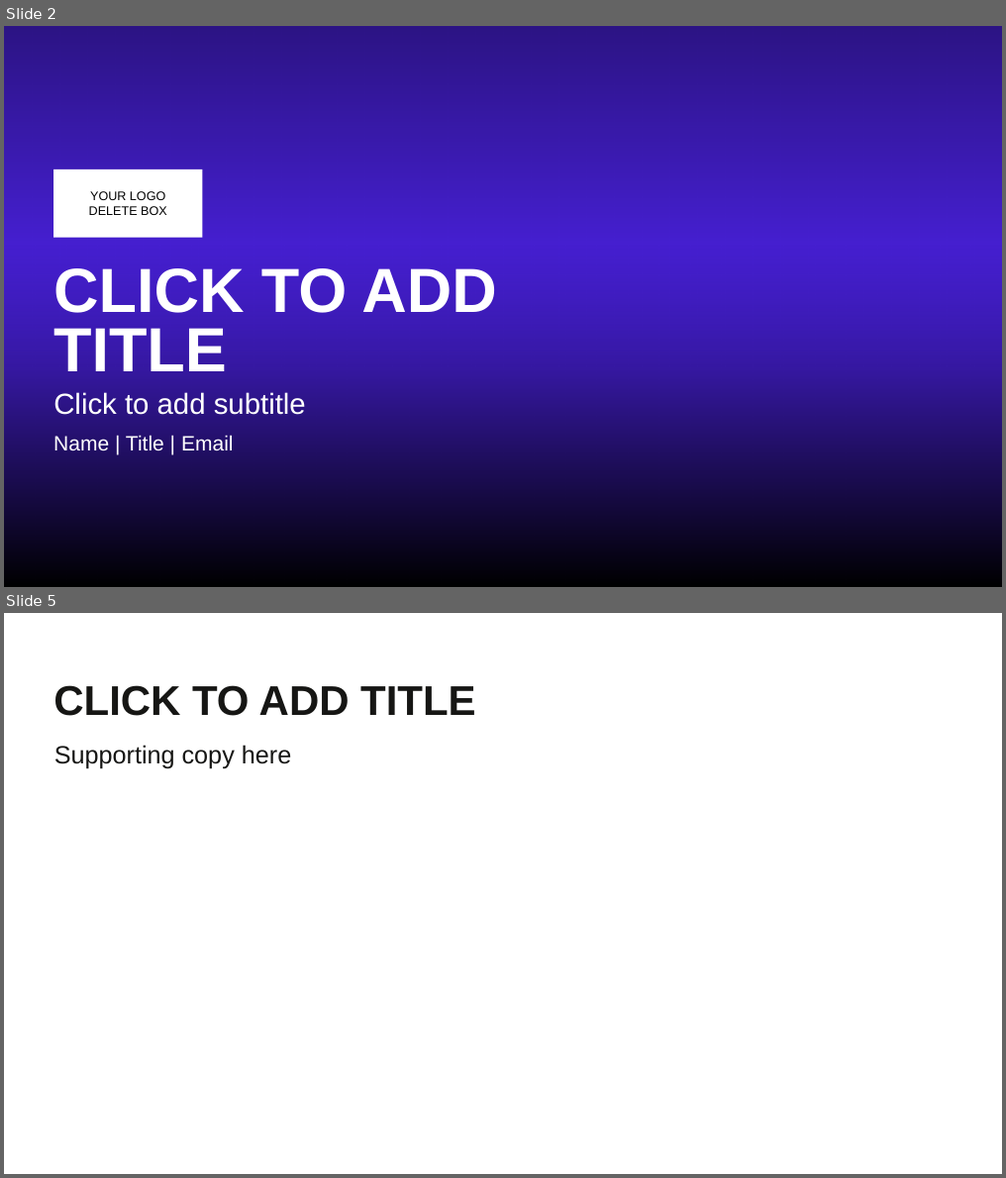
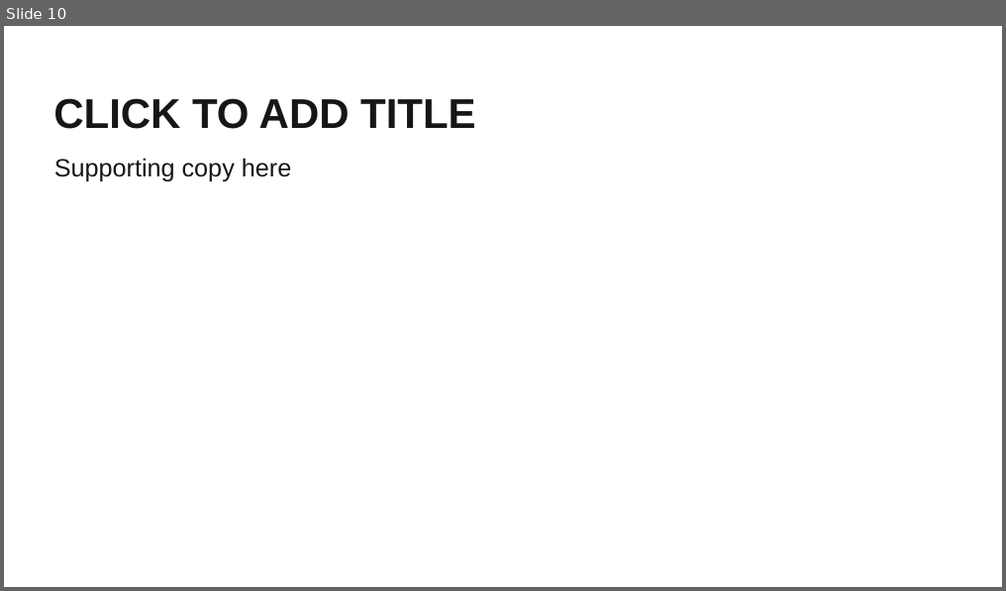
Before and after one commit to BrightcoveLearning/BCL-LearningSamples, a slide deck: PLAYTV2020/matt-boles-video.pptx. Shown one above the other, each under a label of ours: slides 2 and 5 before the commit, slide 10 after it; the slides between them are not shown. The pictures are 1006x1178 and 1006x591 pixels, drawn with LibreOffice and Linux fonts; fonts in the diff are those of the drawing; background and template pictures are left out. Boxes give left, top, right and bottom in pixels: in the first picture for what was removed or moved away, otherwise in the second. Text is boxed around its words. In the diff, an @@ line names an element or a change of style, - is before the commit and + after.

```diff
--- a/PLAYTV2020/matt-boles-video.pptx
+++ b/PLAYTV2020/matt-boles-video.pptx
@@ slide 2 removed at (4, 26, 1002, 587), background picture (left out) @@
@@ rectangle removed at (4, 26, 1002, 369) @@
@@ rectangle removed at (54, 170, 202, 238) @@
-YOUR LOGO
-DELETE BOX
@@ rectangle removed at (4, 245, 1002, 587) @@
@@ title removed at (54, 269, 496, 372) @@
-CLICK TO ADD TITLE
@@ subtitle removed at (54, 392, 306, 415) @@
-Click to add subtitle
@@ text removed at (54, 435, 234, 452) @@
-Name | Title | Email
@@ what was slide 5 is now slide 10 @@
```
Also in this commit, not shown: 1 slide changed, 8 slides added, 2 other slides removed, 1 other file.
